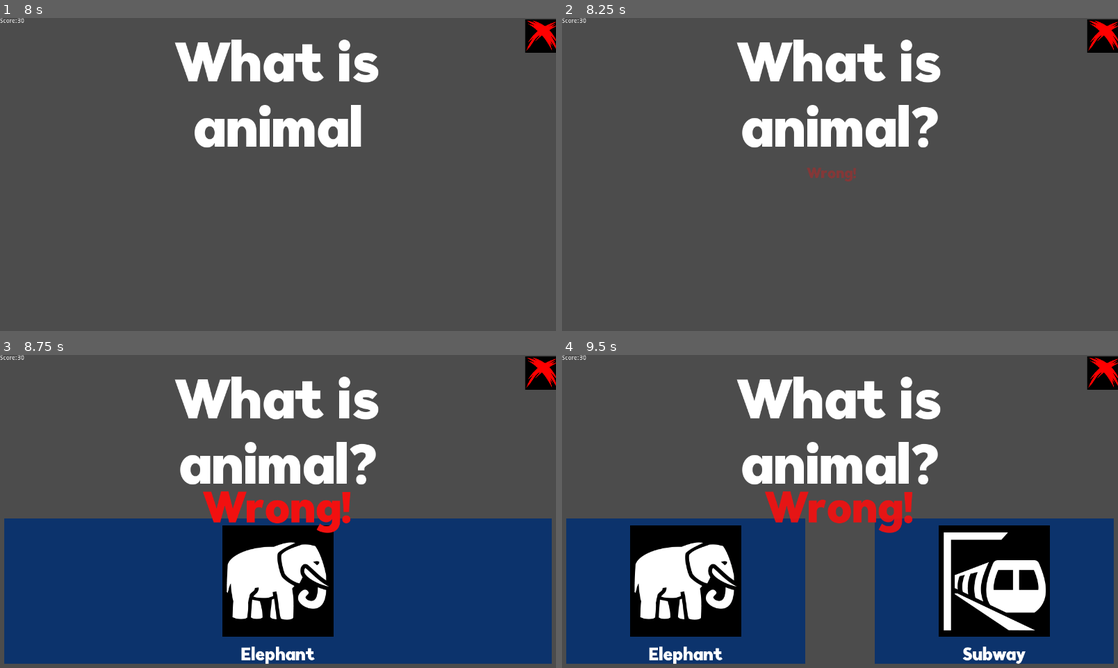
Above: before the commit, frames 1-4 (two rows, left to right).
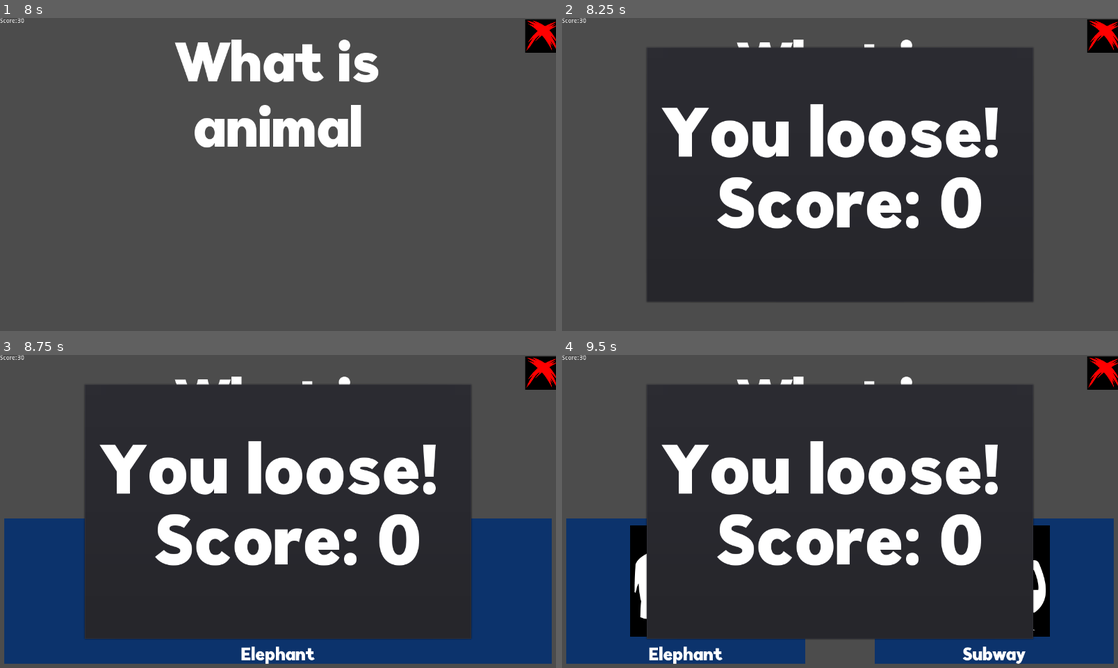
Above: after the commit, the same moments.

Repository: szymon112233/Filmufkapro
Game: Godot game, scene res://Main.tscn
Same seed, same stepped clock (60 frames per second), same inputs: the game is played once before the commit and once after it.
Inputs:
- Up to frame 1 (8 s): tap Enter at 0.5, 5.75 s; hold Right (right_option) 0.53-2.03 s; tap Space at 1.25, 7.25 s; hold Left (left_option) 2.03-4.28 s; tap Escape (ui_cancel) at 4.15 s; hold Right (right_option) from 4.28 s (still down)
- Up to frame 2 (8.25 s): tap Enter at 8 s; release Right (right_option) at 8.03 s; hold Left (left_option) from 8.03 s (still down)
- Up to frame 3 (8.75 s): keep holding Left (left_option)
- Up to frame 4 (9.5 s): keep holding Left (left_option)

Frame 1 is identical in both runs. In frame 2, 55% of the frame differs, in the area x 15-85%, y 9-91%; in frame 3, 55%; in frame 4, 55%.

Commit message:
Added game restart on end

Diff:
--- a/Scripts/MainUIManager.gd
+++ b/Scripts/MainUIManager.gd
@@ -7,6 +7,9 @@
 export(NodePath) var PathToOption2
 
 var currentQuestion
+
+const EndGameString = "%s \n Score: %s"
+
 
 func SetupNewQuestion(question: Question):
 	currentQuestion = question
@@ -71,4 +74,8 @@
 
 
 func _on_QuizManager_GameEnd(isSuccess, score):
-	pass # Replace with function body.
+	if isSuccess:
+		$EndGamePopup/EndGameLabel.text = EndGameString % ["You win!", score]
+	else:
+		$EndGamePopup/EndGameLabel.text = EndGameString % ["You loose!", score]
+	$EndGamePopup.show()
--- a/Scripts/QuizManager.gd
+++ b/Scripts/QuizManager.gd
@@ -24,6 +24,7 @@
 var mainUIManager
 var healthCounter
 var score
+var isDead
 
 var isDuringWrongOrCorrectAnim = false
 
@@ -35,7 +36,12 @@
 	NextTutorialQuestion()
 
 func _input(event):
-	if isDuringWrongOrCorrectAnim:
+	if event.is_action_released("ui_cancel") && isDead:
+		get_tree().reload_current_scene()
+		return
+
+
+	if isDead || isDuringWrongOrCorrectAnim:
 		return
 
 	if event.is_action_released("left_option"):
@@ -72,6 +78,9 @@
 	else:
 		healthCounter -= 1
 		emit_signal("HealthChanged", healthCounter)
+		if healthCounter <= 0:
+			Die()
+			return
 
 
 	isDuringWrongOrCorrectAnim = true
@@ -85,7 +94,9 @@
 	emit_signal("GameEnd", true, score)
 
 func Die():
+	isDead = true
 	emit_signal("GameEnd", false, score)
+
 
 func _process(delta):
 	if (beatCounter > LastBeatIndex):
--- a/UI/Main UI.tscn
+++ b/UI/Main UI.tscn
@@ -53,6 +53,10 @@
 "update": 0,
 "values": [ Vector2( 0, 0 ), Vector2( 1, 1 ) ]
 }
+
+[sub_resource type="DynamicFont" id=4]
+size = 160
+font_data = ExtResource( 2 )
 
 [node name="Main UI" type="Control"]
 anchor_right = 1.0
@@ -163,6 +167,27 @@
 anims/CorrectAnim = ExtResource( 5 )
 anims/WrongAnim = SubResource( 3 )
 
-[node name="PopupPanel" type="PopupPanel" parent="."]
-margin_right = 8.0
-margin_bottom = 8.0
+[node name="EndGamePopup" type="PopupPanel" parent="."]
+anchor_left = 0.5
+anchor_top = 0.5
+anchor_right = 0.5
+anchor_bottom = 0.5
+margin_left = -446.0
+margin_top = -293.5
+margin_right = 446.0
+margin_bottom = 293.5
+
+[node name="EndGameLabel" type="Label" parent="EndGamePopup"]
+anchor_left = 0.5
+anchor_top = 0.5
+anchor_right = 0.5
+anchor_bottom = 0.5
+margin_left = -440.5
+margin_top = -201.5
+margin_right = 440.5
+margin_bottom = 201.5
+custom_fonts/font = SubResource( 4 )
+text = "You Loose!
+Score: 69"
+align = 1
+valign = 1
Not shown: 1 places in UI/Main UI.tscn that only renumber resources
